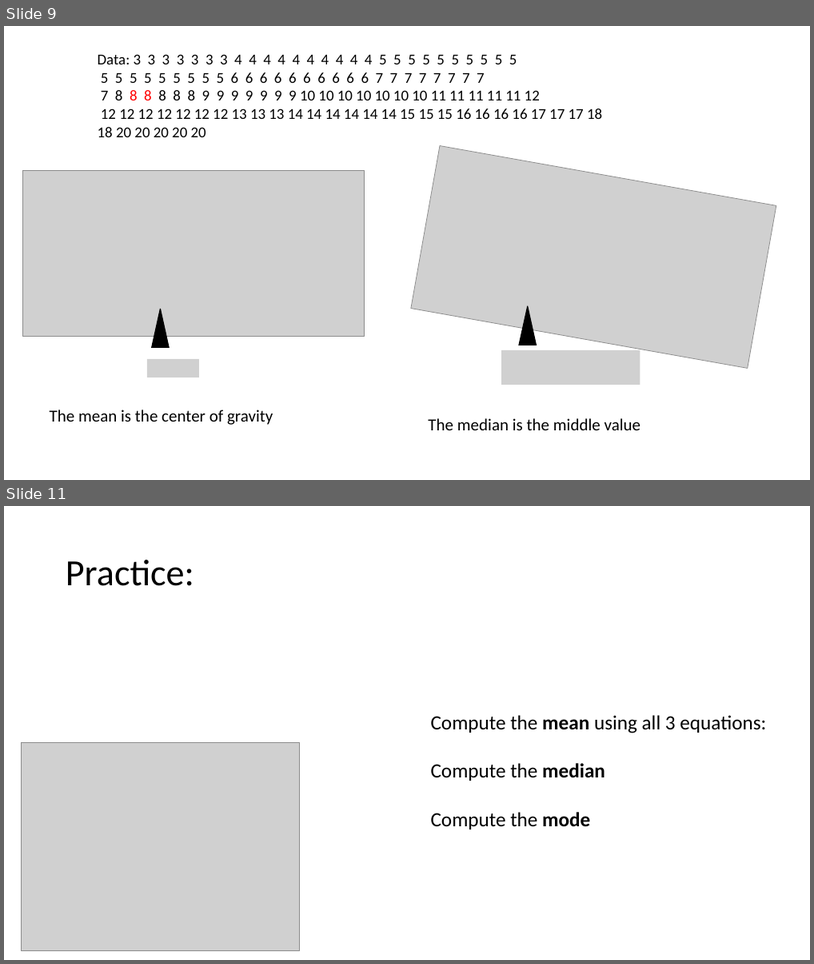
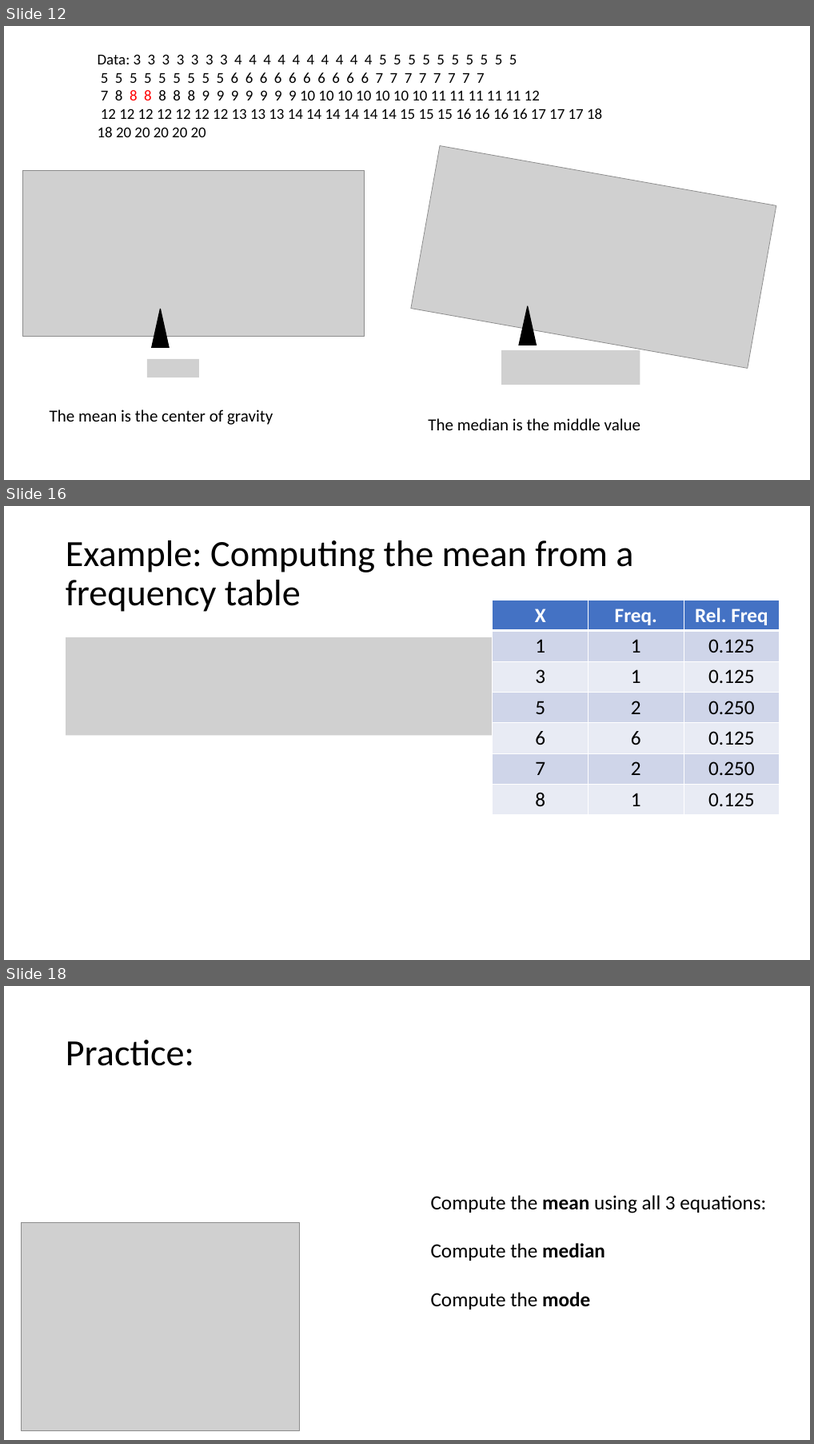
Before and after one commit to Jarred6068/UI_STAT251-03_Spring_2024, a slide deck: docs/lecture_slides/Week 3/Week3_Lecture4_Slides_1_22_2024.pptx. Shown one above the other, each under a label of ours: slides 9 and 11 before the commit, slides 12, 16 and 18 after it; the slides between them are not shown. The pictures are 814x964 and 814x1444 pixels, drawn with LibreOffice and Linux fonts; fonts in the diff are those of the drawing; grey boxes stand for pictures. Boxes give left, top, right and bottom in pixels: in the first picture for what was removed or moved away, otherwise in the second. Text is boxed around its words. In the diff, an @@ line names an element or a change of style, - is before the commit and + after.

```diff
--- a/docs/lecture_slides/Week 3/Week3_Lecture4_Slides_1_22_2024.pptx
+++ b/docs/lecture_slides/Week 3/Week3_Lecture4_Slides_1_22_2024.pptx
@@ slide 16 added at (4,506,810,960), background #FFFFFF @@
@@ title added at (66,540,634,612), 44 pt, text #000000 @@
+Example: Computing the mean from a frequency table
@@ table added at (493,600,779,812), 7 rows, 3 columns @@
+X | Freq. | Rel. Freq
+1 | 1 | 0.125
+3 | 1 | 0.125
+5 | 2 | 0.250
+6 | 6 | 0.125
+7 | 2 | 0.250
+8 | 1 | 0.125
@@ picture added at (66,637,780,736) @@
@@ what was slide 9 is now slide 12 @@
@@ what was slide 11 is now slide 18 @@
```
Also in this commit, not shown: 7 slides changed, 6 other slides added, 15 other files.
